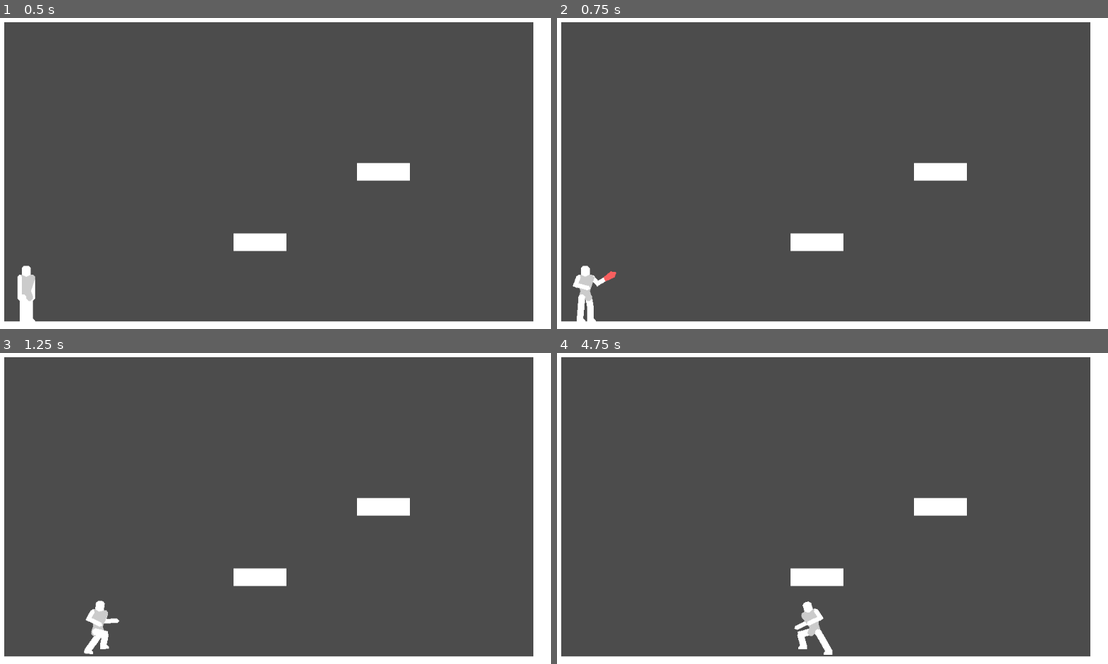
Above: before the commit, frames 1-4 (two rows, left to right).
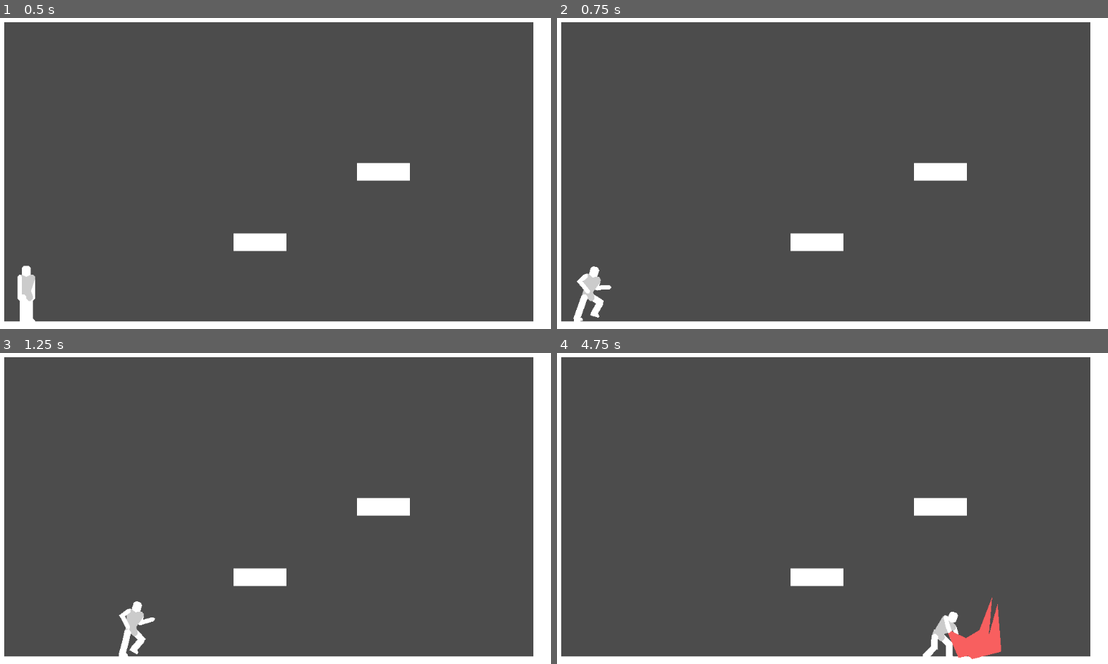
Above: after the commit, the same moments.

Repository: DarknessCatt/Lost-Soul
Game: Godot game, scene res://Maps/Debug_Map/Debug_Map.tscn
The game is run twice, just before and just after one commit, with the same random seed, the same clock (stepped at 60 frames per second) and the same inputs. The project has no main scene, so this scene is started directly.
Inputs:
- Up to frame 1 (0.5 s): no input
- Up to frame 2 (0.75 s): tap Enter at 0.5 s; hold Right (hero_right) from 0.53 s (still down); hold C (hero_attack) from 0.53 s (still down)
- Up to frame 3 (1.25 s): keep holding Right (hero_right); keep holding C (hero_attack); tap Z (hero_jump) at 0.77 s
- Up to frame 4 (4.75 s): release C (hero_attack) at 1.28 s; tap C (hero_attack) at 1.35, 2.85, 4.35 s; tap Z (hero_jump) at 1.52, 3.02, 3.77, 4.52 s; release Right (hero_right) at 2.03 s; hold Left (hero_left) 2.03-2.78 s; hold C (hero_attack) 2.03-2.78 s; hold Right (hero_right) 2.78-4.28 s; hold C (hero_attack) 3.53-4.28 s; hold Left (hero_left) from 4.28 s (still down)

Frame 1 is identical in both runs. In frame 2, 0.6% of the frame differs, in the area x 2-11%, y 79-98%; in frame 3, 1.0%; in frame 4, 1.8%, in the area x 43-81%, y 78-99%.

Commit message:
Add Atk Cancel with movement

Diff:
--- a/Lost_Soul/Entities/Hero/FSM/GroundAttack.gd
+++ b/Lost_Soul/Entities/Hero/FSM/GroundAttack.gd
@@ -5,6 +5,7 @@
 
 var attacking : bool = false
 var can_cancel : bool = false
+var attack_buffered : bool = false
 
 onready var buffer : Node = $"../Buffer"
 onready var combo_info : Array = [["Jab1", $Jab1], ["Jab2", $Jab2], ["Jab3", $Jab3]]
@@ -19,13 +20,24 @@
 
 	_Player.move_and_slide(_Player.speed, NORMAL)
 
-	if not attacking:
+	if can_cancel:
+
+		if attack_buffered:
+			attack(_Player)
+
+		elif Input.is_action_pressed("hero_left") \
+			or Input.is_action_pressed("hero_right"):
+			_Player._change_state($"../OnGround")
+
+	elif not attacking:
 		buffer._attack_end()
 		_Player._change_state($"../OnGround")
 
 func attack(_Player : KinematicBody2D):
 	$cancel.stop()
+	$attack_input.stop()
 
+	attack_buffered = false
 	can_cancel = false
 
 	var num = buffer.attack_num
@@ -44,6 +56,9 @@
 	if event.is_action_pressed("hero_attack"):
 		if can_cancel:
 			attack(_Player)
+		else:
+			attack_buffered = true
+			$attack_input.start()
 
 func _on_Attack_timeout():
 	can_cancel = true
@@ -52,3 +67,6 @@
 func _on_cancel_timeout():
 	attacking = false
 	can_cancel = false
+
+func _on_attack_input_timeout():
+	attack_buffered = false
--- a/Lost_Soul/Entities/Hero/Hero.tscn
+++ b/Lost_Soul/Entities/Hero/Hero.tscn
@@ -356,7 +356,7 @@
 "times": PoolRealArray( 0, 0.05, 0.16, 0.21, 0.35 ),
 "transitions": PoolRealArray( 1, 1, 1, 1, 1 ),
 "update": 0,
-"values": [ 14.5108, 0.0, -120.0, -120.0, -15.0 ]
+"values": [ 14.5108, 4.06395e-06, -120.0, -120.0, -15.0 ]
 }
 tracks/3/type = "value"
 tracks/3/path = NodePath("Body/Hip/Torso/Left_Arm/Left_Hand:rotation_degrees")
@@ -368,7 +368,7 @@
 "times": PoolRealArray( 0, 0.05, 0.16, 0.21, 0.35 ),
 "transitions": PoolRealArray( 1, 1, 1, 1, 1 ),
 "update": 0,
-"values": [ -89.9999, -44.9999, -89.9999, -89.9999, -120.0 ]
+"values": [ -89.9999, 0.0, -89.9999, -89.9999, -120.0 ]
 }
 tracks/4/type = "value"
 tracks/4/path = NodePath("Body/Hip/Torso/Right_Arm:rotation_degrees")
@@ -1631,8 +1631,12 @@
 
 [node name="cancel" type="Timer" parent="States/GroundAttack"]
 process_mode = 0
-wait_time = 0.15
+wait_time = 0.18
 one_shot = true
+
+[node name="attack_input" type="Timer" parent="States/GroundAttack"]
+process_mode = 0
+wait_time = 0.1
 
 [node name="Falling" type="Node" parent="States"]
 script = ExtResource( 2 )
@@ -1662,6 +1666,7 @@
 
 [node name="Right_Arm" type="Polygon2D" parent="Body"]
 position = Vector2( 12, -28 )
+rotation = -0.523599
 offset = Vector2( 30.2005, 27.966 )
 polygon = PoolVector2Array( -30.2005, -31.966, -26.2005, -27.966, -26.2005, -7.96604, -34.2005, -7.96604, -34.2005, -27.966 )
 __meta__ = {
@@ -1669,7 +1674,8 @@
 }
 
 [node name="Right_Hand" type="Polygon2D" parent="Body"]
-position = Vector2( 12, -12 )
+position = Vector2( 20, -14.1436 )
+rotation = -2.61799
 offset = Vector2( 31.8105, 42.7501 )
 polygon = PoolVector2Array( -31.8105, -46.7501, -27.8105, -42.7501, -27.8105, -18.7501, -31.8105, -14.7501, -35.8105, -18.7501, -35.8105, -42.7501 )
 __meta__ = {
@@ -1678,6 +1684,7 @@
 
 [node name="Right_Leg" type="Polygon2D" parent="Body"]
 position = Vector2( 6, 8 )
+rotation = -0.0872665
 offset = Vector2( 28.2005, 31.966 )
 polygon = PoolVector2Array( -30.2005, -35.966, -26.2005, -35.966, -22.2005, -31.966, -22.2005, -7.96604, -34.2005, -7.96604, -34.2005, -31.966 )
 __meta__ = {
@@ -1685,7 +1692,7 @@
 }
 
 [node name="Right_Shin" type="Polygon2D" parent="Body"]
-position = Vector2( 6, 28 )
+position = Vector2( 7.74311, 27.9239 )
 offset = Vector2( 29.8696, 42.7614 )
 polygon = PoolVector2Array( -31.8696, -46.7614, -27.8696, -46.7614, -23.8696, -42.7614, -23.8696, -22.7614, -27.8696, -18.7614, -31.8696, -18.7614, -35.8696, -22.7614, -35.8696, -42.7614 )
 __meta__ = {
@@ -1693,7 +1700,7 @@
 }
 
 [node name="Right_Foot" type="Polygon2D" parent="Body"]
-position = Vector2( 6, 50 )
+position = Vector2( 7.74311, 49.9239 )
 offset = Vector2( 29.9114, 20.7618 )
 polygon = PoolVector2Array( -23.9114, -22.7618, -19.9114, -18.7618, -19.9114, -14.7618, -35.9114, -14.7618, -35.9114, -22.7618, -31.9114, -26.7618, -27.9114, -26.7618 )
 __meta__ = {
@@ -1729,6 +1736,7 @@
 
 [node name="Left_Arm" type="Polygon2D" parent="Body/Hip/Torso"]
 position = Vector2( -12, -28 )
+rotation = -0.261799
 offset = Vector2( 30.2005, 27.966 )
 polygon = PoolVector2Array( -30.2005, -31.966, -26.2005, -27.966, -26.2005, -7.96604, -34.2005, -7.96604, -34.193, -27.5603 )
 __meta__ = {
@@ -1737,9 +1745,9 @@
 
 [node name="Left_Hand" type="Polygon2D" parent="Body/Hip/Torso/Left_Arm"]
 position = Vector2( -2.35438e-06, 16 )
-rotation = 0.012625
+rotation = -2.0944
 offset = Vector2( 31.8105, 42.7501 )
-polygon = PoolVector2Array( -31.794, -46.6744, -27.7438, -42.7252, -27.4408, -18.7271, -31.39, -14.6769, -35.4402, -18.6261, -35.6487, -35.1368, -35.7432, -42.6242 )
+polygon = PoolVector2Array( -31.794, -46.6744, -27.7438, -42.7252, -27.4408, -18.7271, -31.39, -14.6769, -35.4402, -18.6261, -35.7432, -42.6242 )
 __meta__ = {
 "_edit_bone_": true
 }
@@ -1755,6 +1763,7 @@
 
 [node name="Right_Arm" type="RemoteTransform2D" parent="Body/Hip/Torso"]
 position = Vector2( 12, -28 )
+rotation = -0.523599
 remote_path = NodePath("../../../Right_Arm")
 __meta__ = {
 "_edit_ik_": true
@@ -1762,6 +1771,7 @@
 
 [node name="Right_Hand" type="RemoteTransform2D" parent="Body/Hip/Torso/Right_Arm"]
 position = Vector2( 0, 16 )
+rotation = -2.0944
 remote_path = NodePath("../../../../Right_Hand")
 __meta__ = {
 "_edit_bone_": true
@@ -1779,6 +1789,7 @@
 
 [node name="Left_Leg" type="Polygon2D" parent="Body/Hip"]
 position = Vector2( -6, 8 )
+rotation = 0.0872665
 offset = Vector2( 28.2005, 31.966 )
 polygon = PoolVector2Array( -30.2005, -35.966, -26.2005, -35.966, -22.2005, -31.966, -22.2005, -7.96604, -34.2005, -7.96604, -34.2005, -31.966 )
 __meta__ = {
@@ -1796,6 +1807,7 @@
 
 [node name="Left_Foot" type="Polygon2D" parent="Body/Hip/Left_Leg/Left_Shin"]
 position = Vector2( -0.0418882, 21.9996 )
+rotation = -0.0872665
 offset = Vector2( 29.9114, 20.7618 )
 polygon = PoolVector2Array( -23.5587, -22.8527, -19.5085, -18.9035, -19.458, -14.9038, -35.4567, -14.7018, -35.5577, -22.7012, -31.6085, -26.7513, -27.6089, -26.8018 )
 __meta__ = {
@@ -1810,6 +1822,7 @@
 
 [node name="Right_Leg" type="RemoteTransform2D" parent="Body/Hip"]
 position = Vector2( 6, 8 )
+rotation = -0.0872665
 remote_path = NodePath("../../Right_Leg")
 __meta__ = {
 "_edit_ik_": true
@@ -1817,6 +1830,7 @@
 
 [node name="Right_Shin" type="RemoteTransform2D" parent="Body/Hip/Right_Leg"]
 position = Vector2( 0, 20 )
+rotation = 0.0872665
 remote_path = NodePath("../../../Right_Shin")
 __meta__ = {
 "_edit_bone_": true
@@ -1845,6 +1859,7 @@
 [connection signal="timeout" from="States/GroundAttack/Jab2" to="States/GroundAttack" method="_on_Attack_timeout"]
 [connection signal="timeout" from="States/GroundAttack/Jab3" to="States/GroundAttack" method="_on_Attack_timeout"]
 [connection signal="timeout" from="States/GroundAttack/cancel" to="States/GroundAttack" method="_on_cancel_timeout"]
+[connection signal="timeout" from="States/GroundAttack/attack_input" to="States/GroundAttack" method="_on_attack_input_timeout"]
 [connection signal="timeout" from="States/Buffer/Jump_Buffer" to="States/Buffer" method="_on_Jump_Buffer_timeout"]
 [connection signal="timeout" from="States/Buffer/Coyote_Timer" to="States/Buffer" method="_on_Coyote_Timer_timeout"]
 [connection signal="timeout" from="States/Buffer/Combo_Timer" to="States/Buffer" method="_on_Combo_Timer_timeout"]
